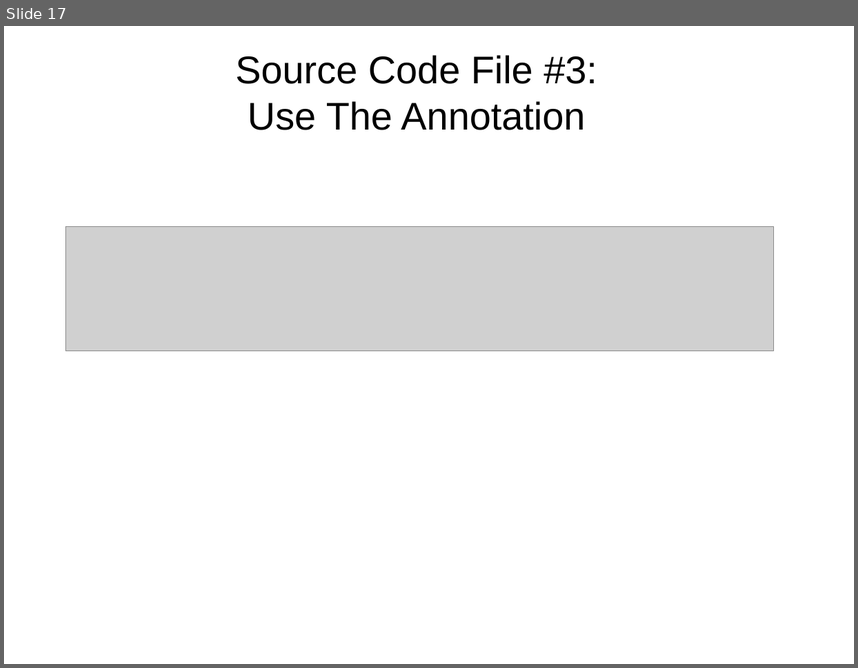
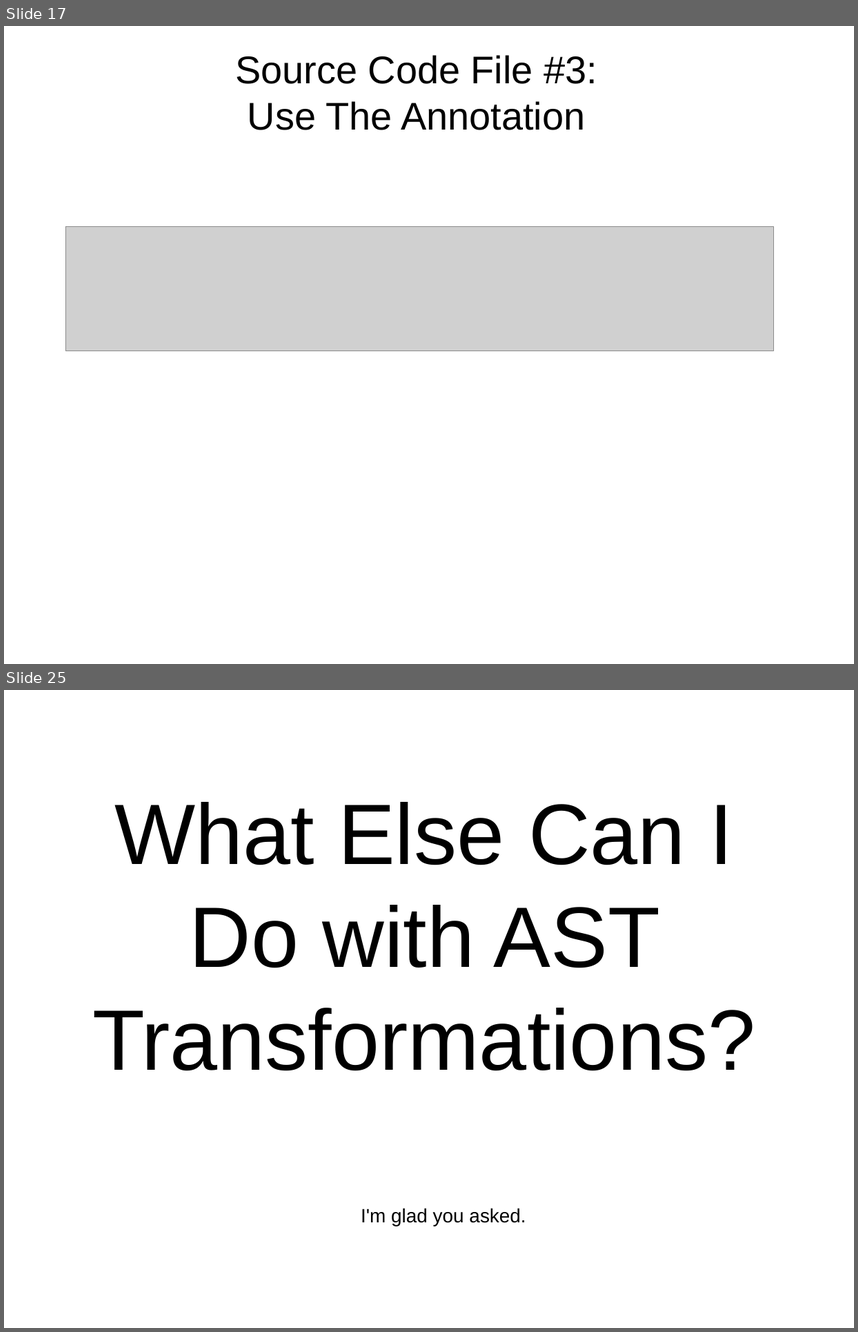
Before and after one commit to dwclark/AstTransformations, a slide deck: asttransformations.odp. Shown one above the other, each under a label of ours: slide 17 before the commit, slides 17 and 25 after it; the slides between them are not shown. The pictures are 858x668 and 858x1332 pixels, drawn with LibreOffice and Linux fonts; fonts in the diff are those of the drawing; grey boxes stand for pictures. Boxes give left, top, right and bottom in pixels: in the first picture for what was removed or moved away, otherwise in the second. Text is boxed around its words. In the diff, an @@ line names an element or a change of style, - is before the commit and + after.

```diff
--- a/asttransformations.odp
+++ b/asttransformations.odp
@@ slide 25 added at [4,690,854,1328], background #FFFFFF @@
@@ text added at [92,802,755,1071], 80 pt, text #000000 @@
+What Else Can I Do with AST Transformations?
@@ text added at [361,1208,526,1225], 18 pt, text #000000 @@
+I'm glad you asked.
```
Also in this commit, not shown: 7 other slides added, 1 other file.
